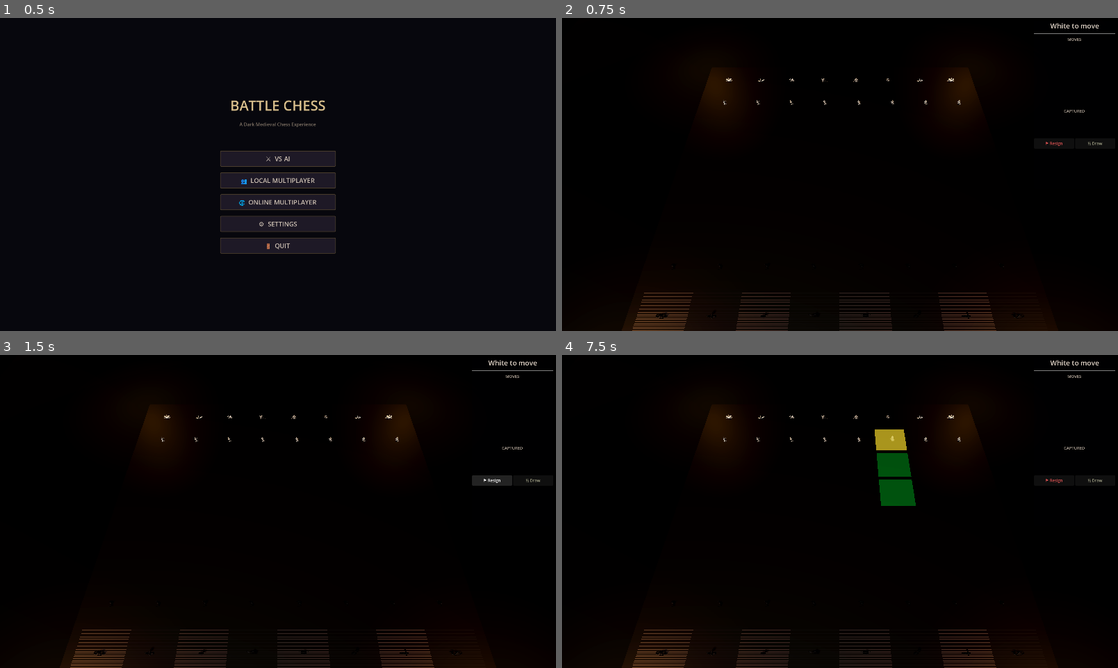
Above: before the commit, frames 1-4 (two rows, left to right).
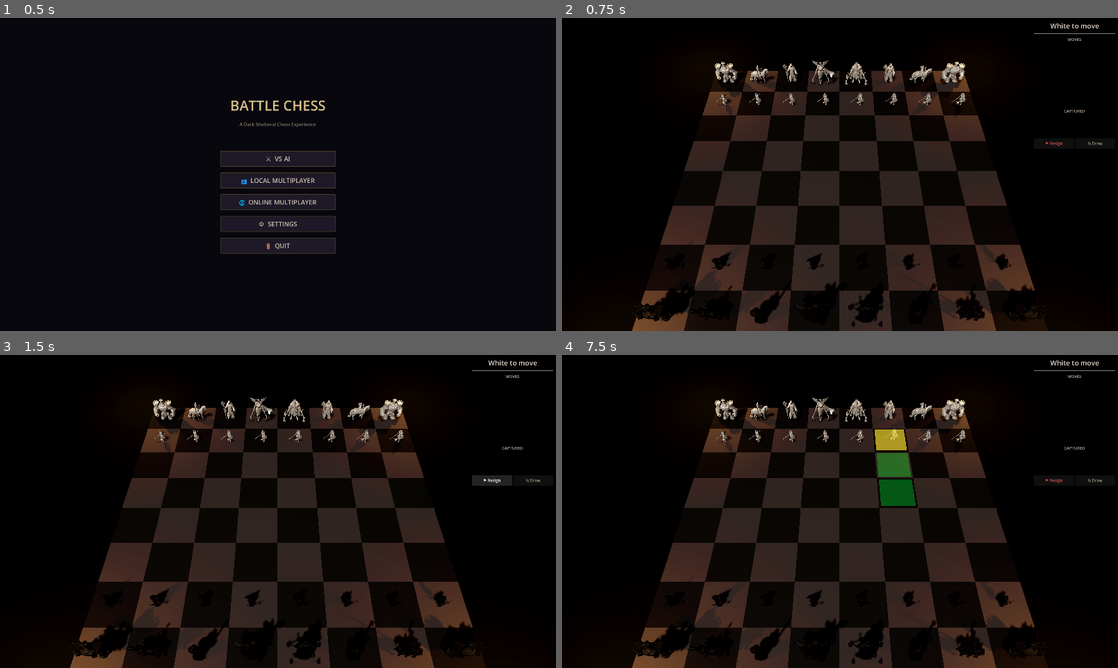
Above: after the commit, the same moments.

Repository: jmmcclure/battlechess
Game: Godot game, scene res://scenes/main.tscn
The game is run twice, just before and just after one commit, with the same random seed, the same clock (stepped at 60 frames per second) and the same inputs.
Inputs (mouse positions are in pixels of both pictures, inside the frame that each line leads up to):
- Up to frame 1 (0.5 s): no input
- Up to frame 2 (0.75 s): click "⚔ VS AI" at 0.5 s
- Up to frame 3 (1.5 s): click "⚑ Resign" at 1.25 s
- Up to frame 4 (7.5 s): click "½ Draw" at 2 s; click "⚑ Resign" at 2.75 s; click "½ Draw" at 3.5 s; click "⚑ Resign" at 4.25 s; click "½ Draw" at 5 s; tap Enter at 5.75, 7.25 s; move the mouse to (962, 495) at 5.77 s; click (962, 495) at 5.92 s; tap Space at 6.02, 6.5 s; drag from (728, 527) to (812, 574) at 6.52 s; move the mouse to (895, 442) at 7.27 s; click (895, 442) at 7.42 s

Frame 1 is identical in both runs. In frame 2, 23% of the frame differs, in the area x 12-87%, y 13-100%; in frame 3, 23%; in frame 4, 23%.

Commit message:
Fix piece sizing, sinking, and black bars
- Proper AABB-based model fitting: recursively compute mesh bounds,
  scale to target height per piece type, clamp width to fit square
- Pieces sit on board surface (lowest mesh point at y=0)
- Removed board border mesh entirely (caused black bars)
- Target heights: Pawn=0.8, Rook=1.6, Knight=1.3, Bishop=1.4, Queen=1.8, King=2.0

Co-authored-by: Copilot <223556219+Copilot@users.noreply.github.com>

Diff:
--- a/scripts/chess/board.gd
+++ b/scripts/chess/board.gd
@@ -231,12 +231,9 @@
 		var model_scene: PackedScene = load(model_path)
 		var model_instance: Node3D = model_scene.instantiate()
 		model_instance.name = "Model"
-		# Scale models down and lift above board — AI-generated models vary in size
-		model_instance.scale = Vector3(0.5, 0.5, 0.5)
-		model_instance.position.y = 0.0
 		piece.add_child(model_instance)
-		# Adjust Y position based on model bounds
-		_adjust_model_height(model_instance)
+		# Fit the model to the board square
+		_fit_model_to_square(model_instance, type)
 		# Apply color tint
 		_apply_color_material(model_instance, color)
 	else:
@@ -319,21 +316,7 @@
 			)
 			square.name = "Square_%d_%d" % [file, rank]
 			add_child(square)
-
-	# Board border — thin rim below the squares
-	var border := MeshInstance3D.new()
-	var border_mesh := BoxMesh.new()
-	border_mesh.size = Vector3(SQUARE_SIZE * 8 + 0.8, 0.05, SQUARE_SIZE * 8 + 0.8)
-	border.mesh = border_mesh
-	border.position.y = -0.025
-	var border_mat := StandardMaterial3D.new()
-	border_mat.albedo_color = Color(0.15, 0.12, 0.08)
-	border_mat.metallic = 0.3
-	border_mat.roughness = 0.6
-	border.material_override = border_mat
-	border.name = "BoardBorder"
-	add_child(border)
-	# Board labels removed — they render as black lines on the board surface
+	# No board border — was rendering as visible black bars
 
 
 func _highlight_moves() -> void:
@@ -391,15 +374,79 @@
 
 
 func _adjust_model_height(model: Node3D) -> void:
-	# Find the lowest point of the model and shift up so it sits on the board
-	var min_y: float = 0.0
-	for child in model.get_children():
-		if child is MeshInstance3D:
-			var aabb: AABB = child.get_aabb()
-			var child_min_y: float = (aabb.position.y * model.scale.y)
-			if child_min_y < min_y:
-				min_y = child_min_y
-	model.position.y = -min_y
+	_fit_model_to_square(model, 1)
+
+
+func _fit_model_to_square(model: Node3D, type: int) -> void:
+	# Target heights per piece type — how tall they should be in world units
+	var target_heights := [0.0, 0.8, 1.6, 1.3, 1.4, 1.8, 2.0]
+	var target_h: float = target_heights[type]
+
+	# Compute the combined AABB of all mesh children recursively
+	var aabb := _get_recursive_aabb(model, model.global_transform)
+	if aabb.size.length() < 0.001:
+		# No meshes found — just set a default scale
+		model.scale = Vector3(1.5, 1.5, 1.5)
+		model.position.y = 0.0
+		return
+
+	# Scale to fit: use height as primary axis
+	var current_height: float = aabb.size.y
+	if current_height < 0.001:
+		current_height = 0.1
+
+	var scale_factor: float = target_h / current_height
+	# Clamp width so piece fits within a square (SQUARE_SIZE * 0.8 max width)
+	var max_width: float = SQUARE_SIZE * 0.7
+	var current_max_xz: float = maxf(aabb.size.x, aabb.size.z)
+	if current_max_xz * scale_factor > max_width:
+		scale_factor = max_width / current_max_xz
+
+	model.scale = Vector3(scale_factor, scale_factor, scale_factor)
+
+	# Recompute AABB after scaling to position correctly
+	# The model origin might not be at the bottom — shift so lowest point is at y=0
+	var scaled_min_y: float = aabb.position.y * scale_factor
+	model.position.y = -scaled_min_y
+
+
+func _get_recursive_aabb(node: Node, base_transform: Transform3D) -> AABB:
+	var result := AABB()
+	var first := true
+
+	if node is MeshInstance3D:
+		var mi: MeshInstance3D = node
+		if mi.mesh:
+			var mesh_aabb: AABB = mi.mesh.get_aabb()
+			# Transform to local space of base node
+			var local_transform: Transform3D = base_transform.inverse() * mi.global_transform
+			var corners: Array[Vector3] = []
+			for ix in [0, 1]:
+				for iy in [0, 1]:
+					for iz in [0, 1]:
+						var corner := Vector3(
+							mesh_aabb.position.x + mesh_aabb.size.x * ix,
+							mesh_aabb.position.y + mesh_aabb.size.y * iy,
+							mesh_aabb.position.z + mesh_aabb.size.z * iz
+						)
+						corners.append(local_transform * corner)
+			for c in corners:
+				if first:
+					result = AABB(c, Vector3.ZERO)
+					first = false
+				else:
+					result = result.expand(c)
+
+	for child in node.get_children():
+		var child_aabb := _get_recursive_aabb(child, base_transform)
+		if child_aabb.size.length() > 0.001:
+			if first:
+				result = child_aabb
+				first = false
+			else:
+				result = result.merge(child_aabb)
+
+	return result
 
 
 func _create_board_labels() -> void:
